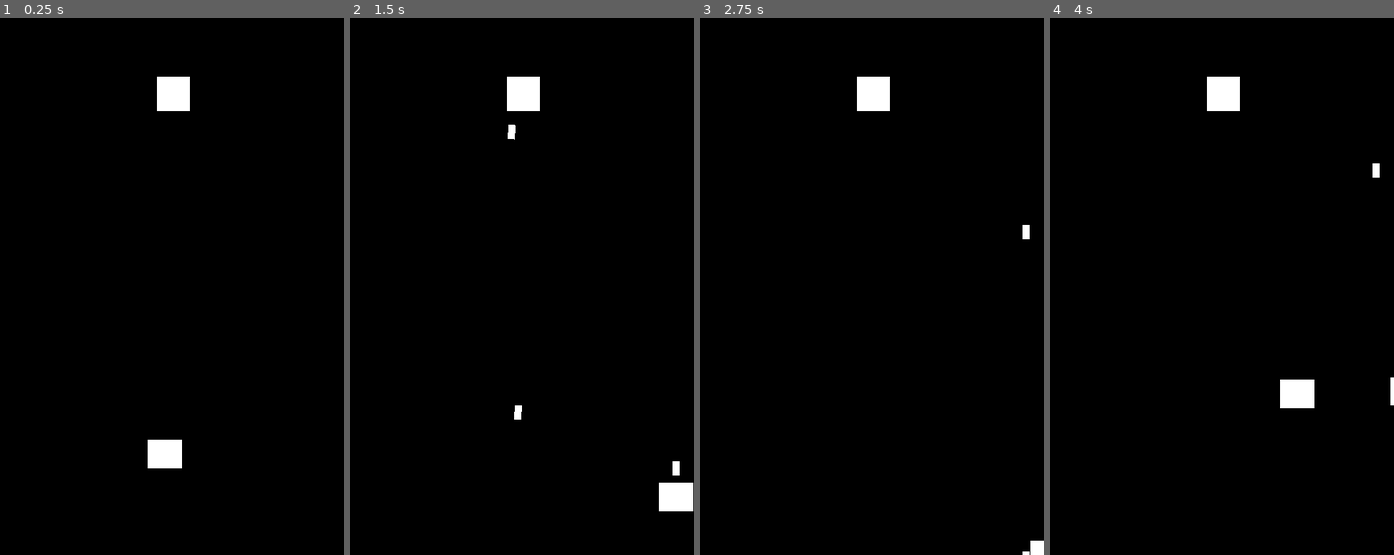
Above: before the commit, frames 1-4 (left to right).
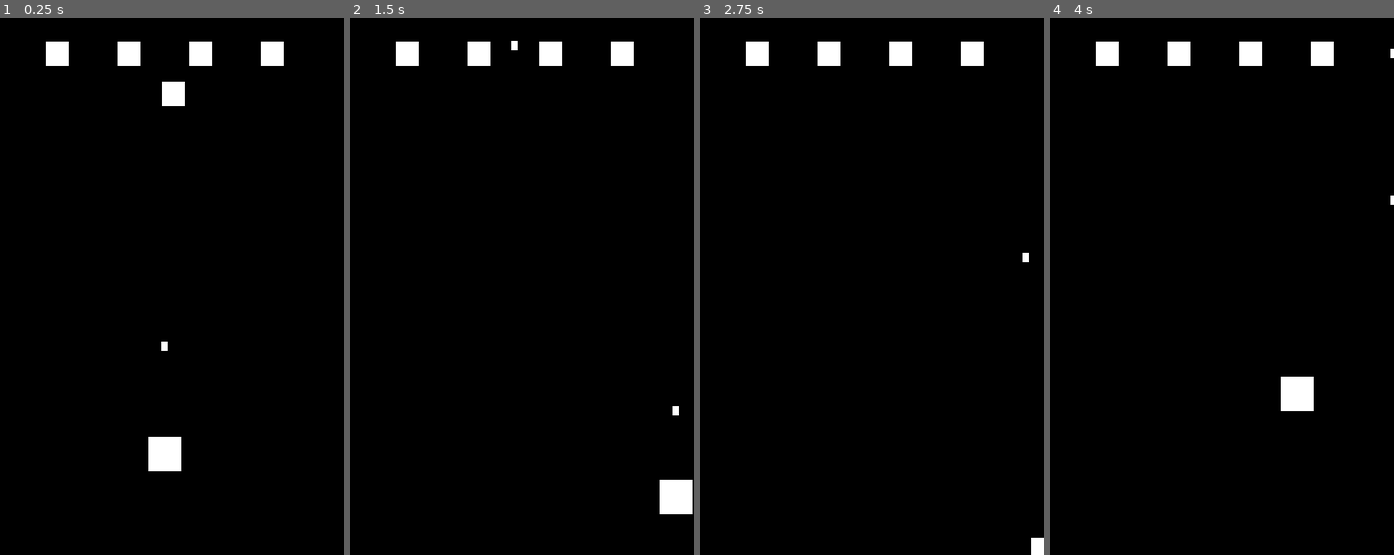
Above: after the commit, the same moments.

Repository: NotWallet/antialiengoobergame
Game: Godot game, scene res://Scenes/Main.tscn
The game is run twice, just before and just after one commit, with the same random seed, the same clock (stepped at 60 frames per second) and the same inputs.
Inputs (mouse positions are in pixels of both pictures, inside the frame that each line leads up to):
- Up to frame 1 (0.25 s): no input
- Up to frame 2 (1.5 s): move the mouse to (594, 259) at 0.52 s; press the mouse at (594, 259) at 0.53 s; hold D (right) 0.53-1.28 s; move the mouse to (442, 313) at 1.27 s; release the mouse at (442, 313) at 1.28 s; hold S (down) from 1.28 s (still down); click (442, 313) at 1.35 s
- Up to frame 3 (2.75 s): move the mouse to (899, 168) at 2.02 s; release S (down) at 2.03 s; press the mouse at (899, 168) at 2.03 s; hold D (right) from 2.03 s (still down)
- Up to frame 4 (4 s): move the mouse to (1197, 393) at 2.77 s; release D (right) at 2.78 s; release the mouse at (1197, 393) at 2.78 s; hold W (up) 2.78-3.53 s; click (1197, 393) at 2.85 s; move the mouse to (1321, 367) at 3.52 s; press the mouse at (1321, 367) at 3.53 s; hold A (left) from 3.53 s (still down)

The runs differ from the first frame. In frame 1, 1.7% of the frame differs, in the area x 13-83%, y 4-85%; in frame 2, 2.2%, in the area x 13-100%, y 4-93%; in frame 3, 1.9%; in frame 4, 2.1%.

Commit message:
shooting enemies

Diff:
--- a/Scenes/Main.tscn
+++ b/Scenes/Main.tscn
@@ -1,9 +1,9 @@
-[gd_scene load_steps=12 format=3 uid="uid://yypyfil3bdbu"]
+[gd_scene load_steps=10 format=3 uid="uid://yypyfil3bdbu"]
 
 [ext_resource type="Script" path="res://Scripts/Main.gd" id="1_gu0pu"]
 [ext_resource type="Script" path="res://Scripts/player.gd" id="1_nuney"]
 [ext_resource type="PackedScene" uid="uid://c8d5x86fiwl3c" path="res://Scenes/bullet.tscn" id="2_a433a"]
-[ext_resource type="Script" path="res://Scripts/enemy.gd" id="4_btsdb"]
+[ext_resource type="PackedScene" uid="uid://cfpnjfn78dmm1" path="res://Scenes/enemy.tscn" id="3_owpy7"]
 
 [sub_resource type="QuadMesh" id="QuadMesh_by4iq"]
 
@@ -17,12 +17,7 @@
 [sub_resource type="QuadMesh" id="QuadMesh_x1e2n"]
 
 [sub_resource type="RectangleShape2D" id="RectangleShape2D_57med"]
-size = Vector2(47, 40)
-
-[sub_resource type="QuadMesh" id="QuadMesh_6v8o3"]
-
-[sub_resource type="RectangleShape2D" id="RectangleShape2D_pai4k"]
-size = Vector2(49, 47)
+size = Vector2(45.5, 47)
 
 [node name="Main" type="Node2D"]
 script = ExtResource("1_gu0pu")
@@ -40,25 +35,13 @@
 script = ExtResource("1_nuney")
 
 [node name="MeshInstance2D" type="MeshInstance2D" parent="player"]
-scale = Vector2(47.5, 40.5)
+scale = Vector2(46.75, 47.25)
 mesh = SubResource("QuadMesh_x1e2n")
 
 [node name="CollisionShape2D" type="CollisionShape2D" parent="player"]
 shape = SubResource("RectangleShape2D_57med")
 
-[node name="enemy" type="CharacterBody2D" parent="."]
-position = Vector2(262, 106)
-collision_layer = 3
-collision_mask = 3
-script = ExtResource("4_btsdb")
-
-[node name="MeshInstance2D" type="MeshInstance2D" parent="enemy"]
-scale = Vector2(46.5, 48.5)
-mesh = SubResource("QuadMesh_6v8o3")
-
-[node name="CollisionShape2D" type="CollisionShape2D" parent="enemy"]
-shape = SubResource("RectangleShape2D_pai4k")
-one_way_collision = true
+[node name="enemy" parent="." instance=ExtResource("3_owpy7")]
 
 [node name="bullet" parent="." instance=ExtResource("2_a433a")]
 position = Vector2(250, 609)
--- a/Scenes/bullet.tscn
+++ b/Scenes/bullet.tscn
@@ -5,20 +5,21 @@
 [sub_resource type="QuadMesh" id="QuadMesh_x1e2n"]
 
 [sub_resource type="RectangleShape2D" id="RectangleShape2D_igp1b"]
-size = Vector2(10, 20)
+size = Vector2(9, 13)
 
 [node name="bullet" type="Node2D"]
 position = Vector2(0, 200)
 
-[node name="RigidBody2D" type="RigidBody2D" parent="."]
+[node name="Area2D" type="Area2D" parent="."]
 collision_layer = 2
 collision_mask = 2
-gravity_scale = 0.0
 script = ExtResource("1_g7kla")
 
-[node name="MeshInstance2D" type="MeshInstance2D" parent="RigidBody2D"]
-scale = Vector2(10, 20)
+[node name="MeshInstance2D" type="MeshInstance2D" parent="Area2D"]
+scale = Vector2(9, 13)
 mesh = SubResource("QuadMesh_x1e2n")
 
-[node name="CollisionShape2D" type="CollisionShape2D" parent="RigidBody2D"]
+[node name="CollisionShape2D" type="CollisionShape2D" parent="Area2D"]
 shape = SubResource("RectangleShape2D_igp1b")
+
+[connection signal="body_entered" from="Area2D" to="Area2D" method="_on_body_entered"]
--- /dev/null
+++ b/Scenes/enemy.tscn
@@ -0,0 +1,21 @@
+[gd_scene load_steps=4 format=3 uid="uid://cfpnjfn78dmm1"]
+
+[ext_resource type="Script" path="res://Scripts/enemy.gd" id="1_sxcpq"]
+
+[sub_resource type="QuadMesh" id="QuadMesh_6v8o3"]
+
+[sub_resource type="RectangleShape2D" id="RectangleShape2D_pai4k"]
+size = Vector2(33.5, 34.5)
+
+[node name="enemy" type="CharacterBody2D"]
+position = Vector2(262, 106)
+collision_layer = 3
+collision_mask = 3
+script = ExtResource("1_sxcpq")
+
+[node name="MeshInstance2D" type="MeshInstance2D" parent="."]
+scale = Vector2(32.25, 34.25)
+mesh = SubResource("QuadMesh_6v8o3")
+
+[node name="CollisionShape2D" type="CollisionShape2D" parent="."]
+shape = SubResource("RectangleShape2D_pai4k")
--- a/Scripts/Main.gd
+++ b/Scripts/Main.gd
@@ -3,10 +3,16 @@
 @onready var bullet = preload("res://Scenes/bullet.tscn")
 @onready var bullet_script = preload("res://Scripts/RigidBody2D.gd")
 
+@onready var enemy = preload("res://Scenes/enemy.tscn")
+@onready var enemy_script = preload("res://Scripts/enemy.gd")
+
 @onready var player = $player
+
+var enemy_pos = [100,200,300,400]
 # Called when the node enters the scene tree for the first time.
 func _ready():
-	pass # Replace with function body.
+	for i in range(len(enemy_pos)):
+		spawn_enemy(Vector2(enemy_pos[i],50))
 
 
 # Called every frame. 'delta' is the elapsed time since the previous frame.
@@ -19,6 +25,13 @@
 	#new_bullet.set_script(bullet_script)
 	add_child(new_bullet)
 
+func spawn_enemy(pos):
+	var new_enemy = enemy.instantiate()
+	new_enemy.set_position(pos)
+	new_enemy.set_script(enemy_script)
+	add_child(new_enemy)
+
+
 func _unhandled_input(event):
 	if (event is InputEventMouseButton && event.is_action_pressed("shoot")):
 		spawn_bullet()
--- a/Scripts/RigidBody2D.gd
+++ b/Scripts/RigidBody2D.gd
@@ -1,15 +1,20 @@
-extends RigidBody2D
+extends Area2D
 
 @onready var player = $player
 # Called when the node enters the scene tree for the first time.
 func _ready():
-	pass # Replace with function body.
-
+	pass
 
 # Called every frame. 'delta' is the elapsed time since the previous frame.
 func _process(delta):
-	pass
+	position.y -= 10
 
-func _unhandled_input(event):
-	if (event is InputEventMouseButton && event.is_action_pressed("shoot")):
-		linear_velocity.y = -500
+#func _unhandled_input(event):
+	#if (event is InputEventMouseButton && event.is_action_pressed("shoot")):
+		#linear_velocity.y = -500
+
+
+func _on_body_entered(body):
+	queue_free()
+	if body.has_method("die"):
+		body.die()
--- a/Scripts/enemy.gd
+++ b/Scripts/enemy.gd
@@ -11,3 +11,5 @@
 func _physics_process(delta):
 	# Add the gravity.
 	pass
+func die():
+	queue_free()
